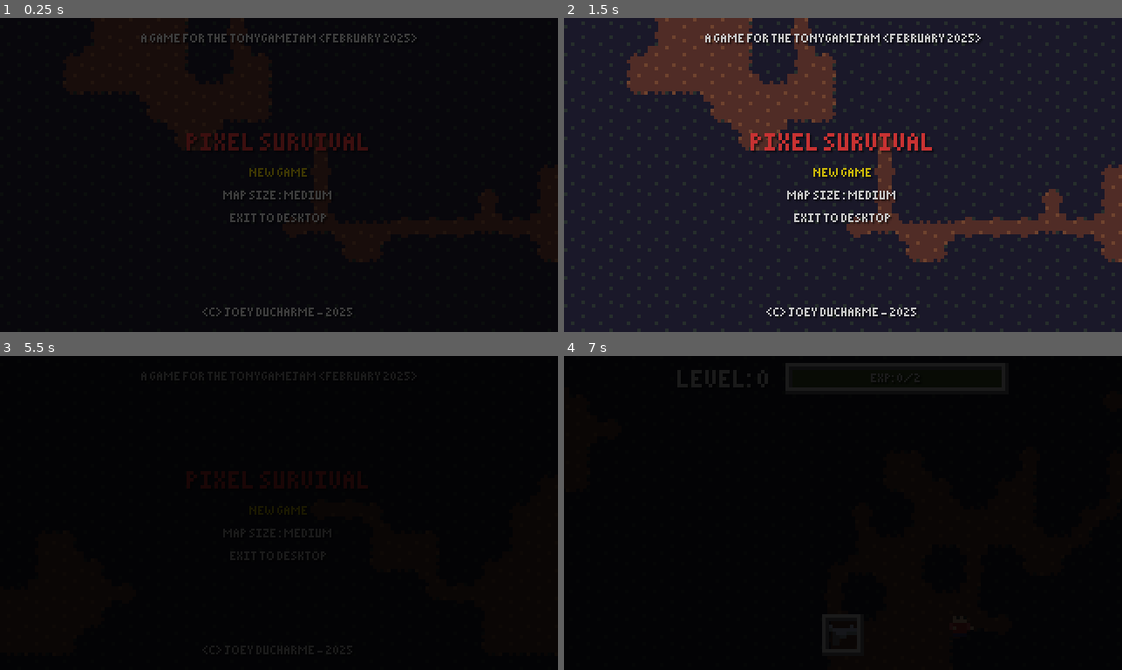
Above: before the commit, frames 1-4 (two rows, left to right).
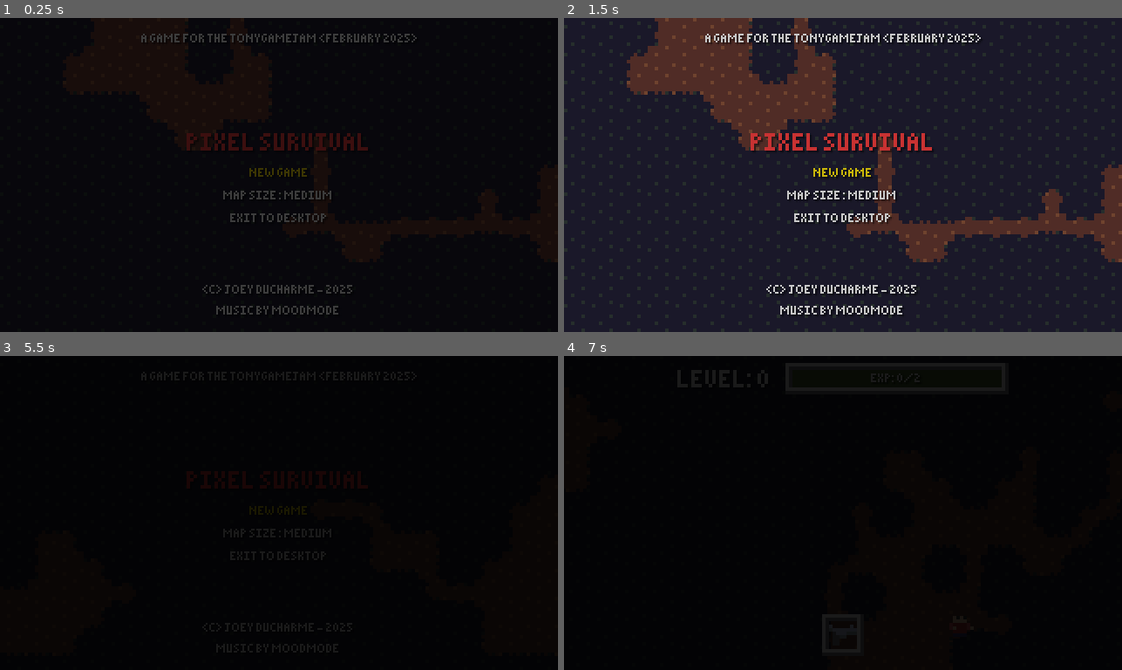
Above: after the commit, the same moments.

Repository: Joeyduch/Pixel_Survivor_TonyGameJam_Feb2025
Game: Godot game, scene res://Scenes/MainScenes/MainMenu/MainMenu.tscn
Same seed, same stepped clock (60 frames per second), same inputs: the game is played once before the commit and once after it. Sound files missing from this copy of the repository are replaced by a short silence.
Inputs:
- Up to frame 1 (0.25 s): no input
- Up to frame 2 (1.5 s): hold D (Control_Right) 0.53-1.28 s; hold Ctrl (Control_B) 0.53-1.28 s; tap Enter at 1.25 s; hold S (Control_Down) from 1.28 s (still down); tap Space (Control_A) at 1.35 s
- Up to frame 3 (5.5 s): tap Ctrl (Control_B) at 1.55, 2.85, 3.8, 4.35 s; release S (Control_Down) at 2.03 s; hold D (Control_Right) 2.03-2.78 s; hold Ctrl (Control_B) 2.03-2.78 s; hold W (Control_Up) 2.78-3.53 s; hold Space (Control_A) 3.53-4.28 s; hold A (Control_Left) 3.53-5.03 s; tap Escape (Control_Escape) at 4.15 s; hold S (Control_Down) from 5.03 s (still down); hold Ctrl (Control_B) from 5.03 s (still down)
- Up to frame 4 (7 s): release S (Control_Down) at 5.78 s; release Ctrl (Control_B) at 5.78 s; hold D (Control_Right) 5.78-6.53 s; tap Space (Control_A) at 5.85 s; tap Ctrl (Control_B) at 6.05 s; hold W (Control_Up) from 6.53 s (still down); hold Ctrl (Control_B) from 6.53 s (still down)

The runs differ from the first frame. In frame 1, 0.7% of the frame differs, in the area x 36-64%, y 85-95%; in frame 2, 0.7%; in frame 3, less than 0.1%; in frame 4, nothing differs.

Commit message:
Added music + Fixed player abled to go out of bounds

Diff:
--- a/Scenes/MainScenes/Game/Main.gd
+++ b/Scenes/MainScenes/Game/Main.gd
@@ -6,6 +6,9 @@
 
 @onready var world:World = $World
 @onready var ui:UI = $UI
+
+@onready var music_audio:AudioStreamPlayer = $MusicAudio
+var music_playback_position:float = 0
 
 ## list of all UpgradesList and their level plateau, in the format [[UpgradesList, level_plateau:int], ...]
 @onready var upgrades_list_plateau:Array[Array] = [
@@ -20,7 +23,7 @@
 
 
 func _ready() -> void:
-	print("READY")
+	print("MAIN READY")
 	# on game pause
 	connect("game_paused", ui._main_game_paused)
 	# on level up
@@ -65,6 +68,7 @@
 func quit_to_menu() -> void:
 	toggle_pause()
 	ui.hud.color_overlay.fade_in()
+	music_audio.stop()
 	await ui.hud.color_overlay.animation_player.animation_finished
 	PlayerData.reset()
 	get_tree().change_scene_to_packed(scene_main_menu)
@@ -74,6 +78,13 @@
 	var is_now_paused:bool = !get_tree().paused
 	get_tree().set_pause(is_now_paused)
 	game_paused.emit(is_now_paused)
+
+	#music
+	if is_now_paused:
+		music_playback_position = music_audio.get_playback_position()
+		music_audio.stop()
+	else:
+		music_audio.play(music_playback_position)
 
 
 func give_upgrade(upgrade:BaseUpgrade) -> void:
@@ -144,3 +155,4 @@
 func _on_player_life_died() -> void:
 	ui.hud.color_overlay.fade_in()
 	ui.hud.death_screen.set_visible(true)
+	music_audio.stop()
--- a/Scenes/MainScenes/Game/Main.tscn
+++ b/Scenes/MainScenes/Game/Main.tscn
@@ -1,7 +1,8 @@
-[gd_scene load_steps=25 format=3 uid="uid://cs3tfa5avgdx7"]
+[gd_scene load_steps=26 format=3 uid="uid://cs3tfa5avgdx7"]
 
 [ext_resource type="Script" uid="uid://c0rfdybc1iyfh" path="res://Scenes/MainScenes/Game/World.gd" id="1_6xhlf"]
 [ext_resource type="Script" uid="uid://dqwlwibfhth0n" path="res://Scenes/MainScenes/Game/Main.gd" id="1_fqa7p"]
+[ext_resource type="AudioStream" uid="uid://dqg7vs1q7brnt" path="res://Assets/Music/Moodmode_8bitMusicOn.mp3" id="2_k4mw1"]
 [ext_resource type="PackedScene" uid="uid://dtetuew7g3wsd" path="res://Scenes/Objects/Entity/Player/Player.tscn" id="3_6cwc0"]
 [ext_resource type="PackedScene" uid="uid://cwj635oh1vrhs" path="res://Scenes/Cameras/GameCamera/GameCamera.tscn" id="3_jyqft"]
 [ext_resource type="TileSet" uid="uid://bnlt5mmx0go03" path="res://Assets/TileSet/TileSetDefault.tres" id="4_du0fr"]
@@ -29,6 +30,10 @@
 process_mode = 3
 script = ExtResource("1_fqa7p")
 
+[node name="MusicAudio" type="AudioStreamPlayer" parent="."]
+stream = ExtResource("2_k4mw1")
+autoplay = true
+
 [node name="Timers" type="Node" parent="."]
 process_mode = 1
 
--- a/Scenes/MainScenes/Game/World.gd
+++ b/Scenes/MainScenes/Game/World.gd
@@ -63,6 +63,8 @@
 @onready var projectile_parent:Node = $Projectiles
 @onready var particles_parent:Node = $Particles
 
+var map_size:Vector2i = Vector2i(8,8) # changed at _ready
+
 
 
 func _ready() -> void:
@@ -76,7 +78,7 @@
 		event_timer.connect("timeout", _on_event_timer_timeout)
 
 	# setup camera & player
-	var map_size:Vector2i = GameData.settings["map_size"]
+	map_size = GameData.settings["map_size"]
 	if player:
 		# player spawn position
 		player.position = Vector2(
--- a/Scenes/MainScenes/MainMenu/MainMenu.gd
+++ b/Scenes/MainScenes/MainMenu/MainMenu.gd
@@ -4,6 +4,7 @@
 
 @onready var audio_selection:AudioStreamPlayer = $Audio/SelectionAudio
 @onready var audio_confirm:AudioStreamPlayer = $Audio/ConfirmAudio
+@onready var audio_music:AudioStreamPlayer = $Audio/MusicAudio
 
 @onready var background_map:AutoTileMap = $BackgroundMap
 @onready var color_overlay:UIColorOverlay = $MenuContainer/UIColorOverlay
@@ -85,6 +86,7 @@
 	if selected_menu_label == "New":
 		is_ignoring_inputs = true
 		color_overlay.fade_in()
+		audio_music.stop()
 		await color_overlay.animation_player.animation_finished
 		get_tree().change_scene_to_packed(scene_main_game)
 
--- a/Scenes/MainScenes/MainMenu/MainMenu.tscn
+++ b/Scenes/MainScenes/MainMenu/MainMenu.tscn
@@ -6,6 +6,7 @@
 [ext_resource type="AudioStream" uid="uid://dtjsjxpyddr8t" path="res://Assets/Sounds/MenuTick.wav" id="2_kw7sj"]
 [ext_resource type="AudioStream" uid="uid://bpqitf15co514" path="res://Assets/Sounds/MenuSelect.wav" id="3_ybtei"]
 [ext_resource type="LabelSettings" uid="uid://cssfecsc7m5cq" path="res://Assets/LabelSettings/LSTitleRed.tres" id="4_408d7"]
+[ext_resource type="AudioStream" uid="uid://dphpxvag54dcm" path="res://Assets/Music/Moodmode_That8bitMusic.mp3" id="4_ybtei"]
 [ext_resource type="LabelSettings" uid="uid://c7pkkkm6vs40t" path="res://Assets/LabelSettings/LSText.tres" id="5_408d7"]
 [ext_resource type="Script" uid="uid://cijwfdhhnk6sq" path="res://Scenes/MainScenes/MainMenu/ChoicesContainer/ChoicesContainer.gd" id="5_oyvii"]
 [ext_resource type="PackedScene" uid="uid://cr6lft4c1ostv" path="res://Scenes/UserInterface/UIComponents/UIColorOverlay/UIColorOverlay.tscn" id="6_408d7"]
@@ -21,6 +22,11 @@
 
 [node name="ConfirmAudio" type="AudioStreamPlayer" parent="Audio"]
 stream = ExtResource("3_ybtei")
+
+[node name="MusicAudio" type="AudioStreamPlayer" parent="Audio"]
+stream = ExtResource("4_ybtei")
+volume_db = -10.0
+autoplay = true
 
 [node name="BackgroundMap" type="TileMapLayer" parent="."]
 tile_set = ExtResource("2_1d3mn")
@@ -88,11 +94,13 @@
 anchor_right = 0.5
 anchor_bottom = 1.0
 offset_left = -54.0
-offset_top = -23.0
+offset_top = -30.0
 offset_right = 54.0
+offset_bottom = -7.0
 grow_horizontal = 2
 grow_vertical = 0
-text = "(c) Joey Ducharme - 2025"
+text = "(c) Joey Ducharme - 2025
+music by moodmode"
 label_settings = ExtResource("5_408d7")
 horizontal_alignment = 1
 vertical_alignment = 1
--- a/Scenes/Objects/Entity/Player/Player.gd
+++ b/Scenes/Objects/Entity/Player/Player.gd
@@ -1,4 +1,14 @@
 class_name Player extends Entity
+
+
+func _process(delta:float) -> void:
+	super(delta)
+	# limit player's position to be inside of the map
+	var world:World = get_world()
+	if world:
+		var map_limit:Vector2i = world.map_size * world.TILE_PIXEL_SIZE
+		global_position.x = clamp(global_position.x, 0, map_limit.x)
+		global_position.y = clamp(global_position.y, 0, map_limit.y)
 
 
 
Not shown, added: Assets/Music/Moodmode_8bitMusicOn.mp3.import
Not shown, added: Assets/Music/Moodmode_That8bitMusic.mp3.import
Not shown, changed: NOTES.txt
Not shown: 1 places in Scenes/MainScenes/MainMenu/MainMenu.tscn that only renumber resources
Not shown, added: Assets/Music/Moodmode_8bitMusicOn.mp3
Not shown, added: Assets/Music/Moodmode_That8bitMusic.mp3
